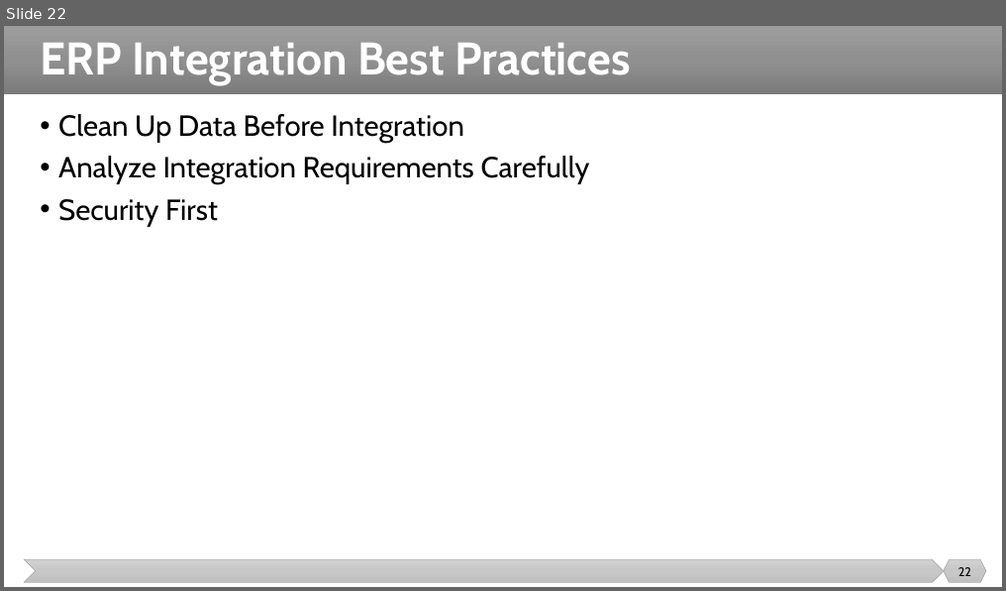
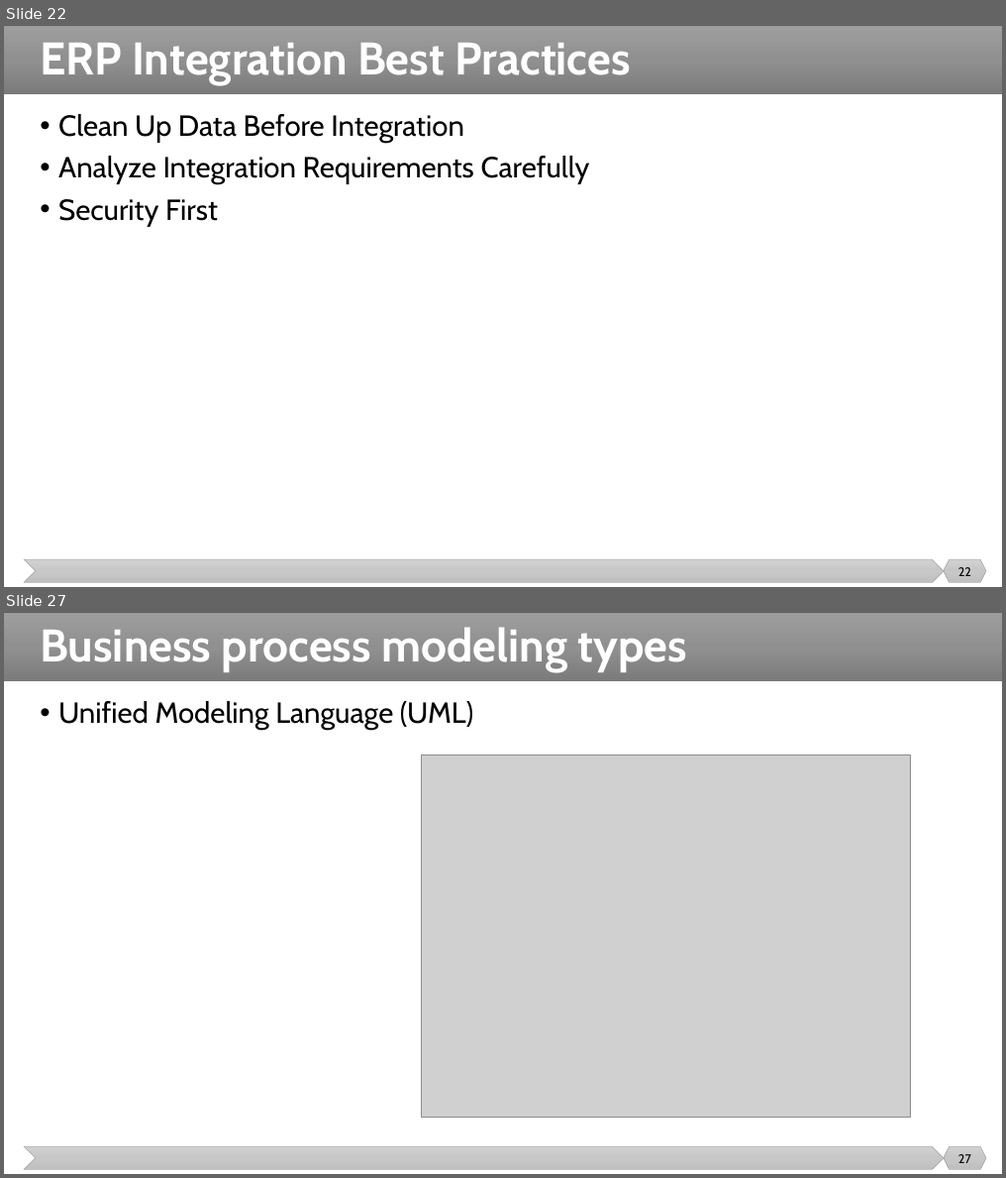
Before and after one commit to malenezi/malenezi, a slide deck: SE495/Lectures/3-ERP/ERP.pptx. Shown one above the other, each under a label of ours: slide 22 before the commit, slides 22 and 27 after it; the slides between them are not shown. The pictures are 1006x591 and 1006x1178 pixels, drawn with LibreOffice and Linux fonts; fonts in the diff are those of the drawing; grey boxes stand for pictures. Boxes give left, top, right and bottom in pixels: in the first picture for what was removed or moved away, otherwise in the second. Text is boxed around its words. In the diff, an @@ line names an element or a change of style, - is before the commit and + after.

```diff
--- a/SE495/Lectures/3-ERP/ERP.pptx
+++ b/SE495/Lectures/3-ERP/ERP.pptx
@@ slide 27 added at bbox=[4, 613, 1002, 1174], background #FFFFFF; not listed: 3 template elements that a slide beside it also shows @@
@@ title added at bbox=[40, 627, 687, 672], 44 pt, text #FFFFFF, bold @@
+Business process modeling types
@@ text added at bbox=[58, 701, 473, 730], 28 pt, text #000000 @@
+• Unified Modeling Language (UML)
@@ picture added at bbox=[422, 756, 912, 1118] @@
@@ page number added at bbox=[958, 1155, 971, 1163], 12 pt, text #000000 @@
+27
```
Also in this commit, not shown: 2 slides changed, 12 other slides added, 13 other files.
